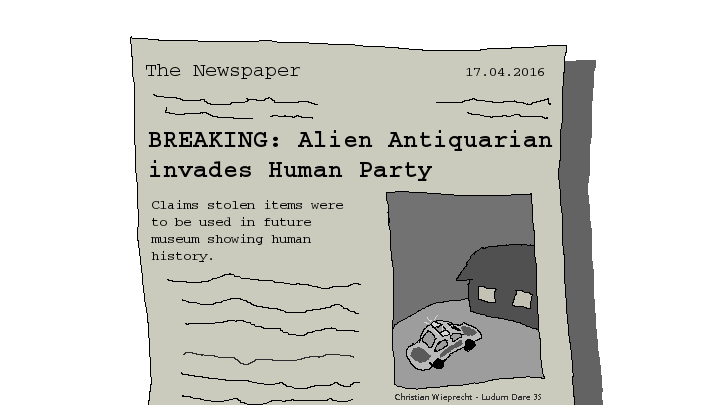
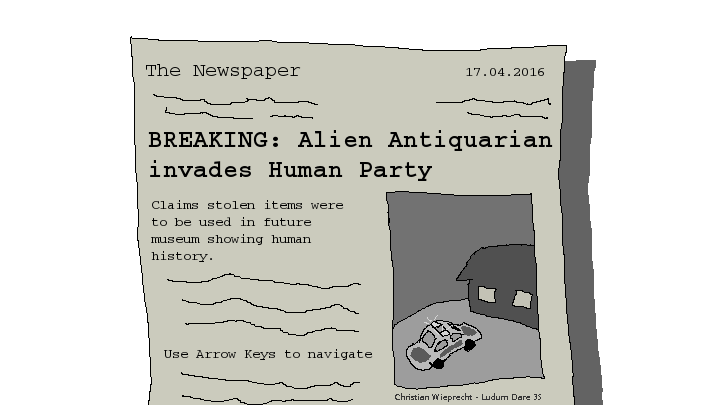
Before/after of a 720 × 405 layered artwork. What changed in the layer stack:
added layer "Use Arrow Keys to navigate" above "Claims stolen items were to be..." over [left=164, top=349, right=373, bottom=360]
painted on "Background" over [left=183, top=352, right=354, bottom=365]
